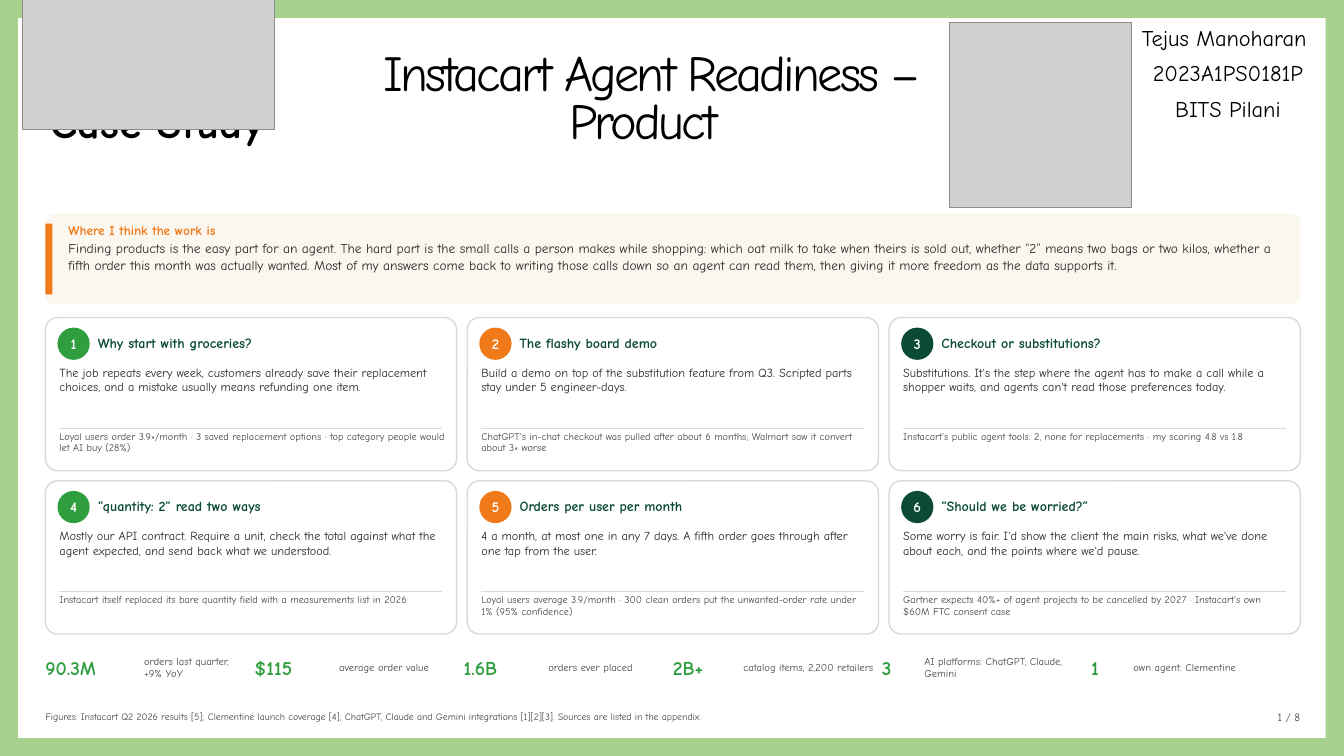
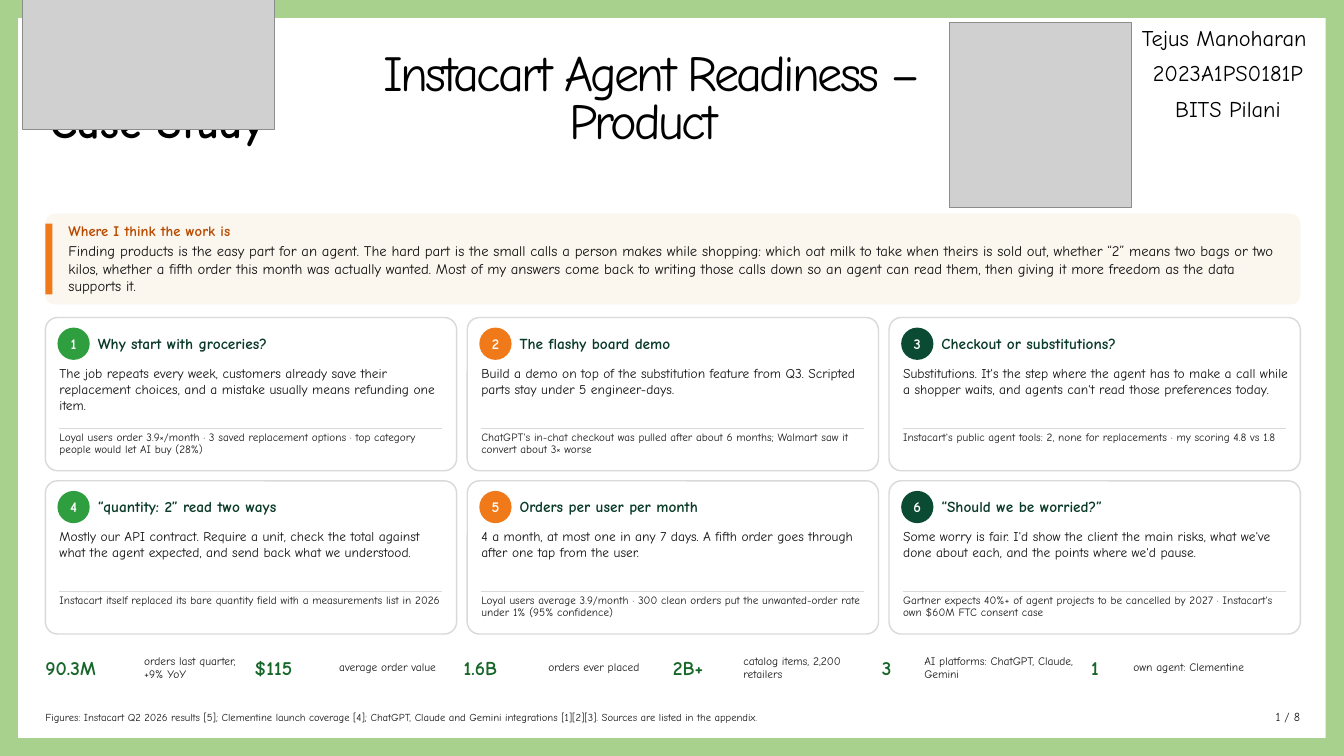
Before and after one commit to Tej-M07/Instacart, a slide deck: slide 1 of TejusManoharan_Instacart_2023A1PS0181P.pptx. Drawn at 1344x756 pixels with LibreOffice and Linux fonts; fonts in the diff are those of the drawing; grey boxes stand for pictures. Boxes give left, top, right and bottom in pixels: in the first picture for what was removed or moved away, otherwise in the second. Text is boxed around its words. In the diff, an @@ line names an element or a change of style, - is before the commit and + after.

```diff
--- a/TejusManoharan_Instacart_2023A1PS0181P.pptx
+++ b/TejusManoharan_Instacart_2023A1PS0181P.pptx
@@ text "Where I think the work ..." at (x1=68, y1=226, x2=1273, y2=294): size 9.5 to 10.4 pt, text colour #F07A1A to #B84A00 in "Where I think the work is"; size 9.6 to 10.5 pt, text colour #2A2A2A to #111111 @@
@@ size 10 to 10.9 pt, text colour #0B4A33 to #0A3A28 in 6 elements at (x1=98, y1=338, x2=267, y2=352), (x1=520, y1=338, x2=671, y2=352), (x1=941, y1=338, x2=1116, y2=349), (x1=98, y1=501, x2=277, y2=515), (x1=520, y1=501, x2=697, y2=515), (x1=941, y1=501, x2=1102, y2=512) @@
@@ size 8.8 to 9.6 pt, text colour #2A2A2A to #111111 in 6 elements at (x1=59, y1=369, x2=435, y2=410), (x1=481, y1=369, x2=855, y2=397), (x1=903, y1=369, x2=1288, y2=397), (x1=59, y1=532, x2=420, y2=560), (x1=481, y1=532, x2=853, y2=560), (x1=903, y1=532, x2=1270, y2=560) @@
@@ size 7.3 to 8 pt, text colour #474747 to #1A1A1A in 6 elements at (x1=59, y1=433, x2=415, y2=455), (x1=481, y1=433, x2=848, y2=453), (x1=903, y1=433, x2=1275, y2=443), (x1=59, y1=596, x2=440, y2=606), (x1=481, y1=596, x2=860, y2=617), (x1=903, y1=596, x2=1273, y2=617) @@
@@ text colour #2E9E3E to #17662A in 6 elements at (x1=45, y1=662, x2=95, y2=675), (x1=255, y1=661, x2=293, y2=677), (x1=464, y1=662, x2=497, y2=675), (x1=673, y1=662, x2=703, y2=675), (x1=882, y1=662, x2=892, y2=675), (x1=1091, y1=662, x2=1099, y2=675) @@
@@ size 7.5 to 8.2 pt, text colour #474747 to #1A1A1A in 6 elements at (x1=144, y1=657, x2=235, y2=678), (x1=339, y1=663, x2=435, y2=673), (x1=548, y1=663, x2=640, y2=673), (x1=743, y1=657, x2=841, y2=678), (x1=924, y1=657, x2=1073, y2=678), (x1=1133, y1=663, x2=1244, y2=673) @@
@@ text "Figures: Instacart Q2 2026 results ..." at (x1=45, y1=712, x2=757, y2=723): size 7 to 7.6 pt, text colour #474747 to #1A1A1A @@
@@ text "1 / 8" at (x1=1276, y1=712, x2=1300, y2=721): size 8 to 8.7 pt, text colour #474747 to #1A1A1A @@
```
Also in this commit, not shown: 7 other slides changed, 1 other file.
